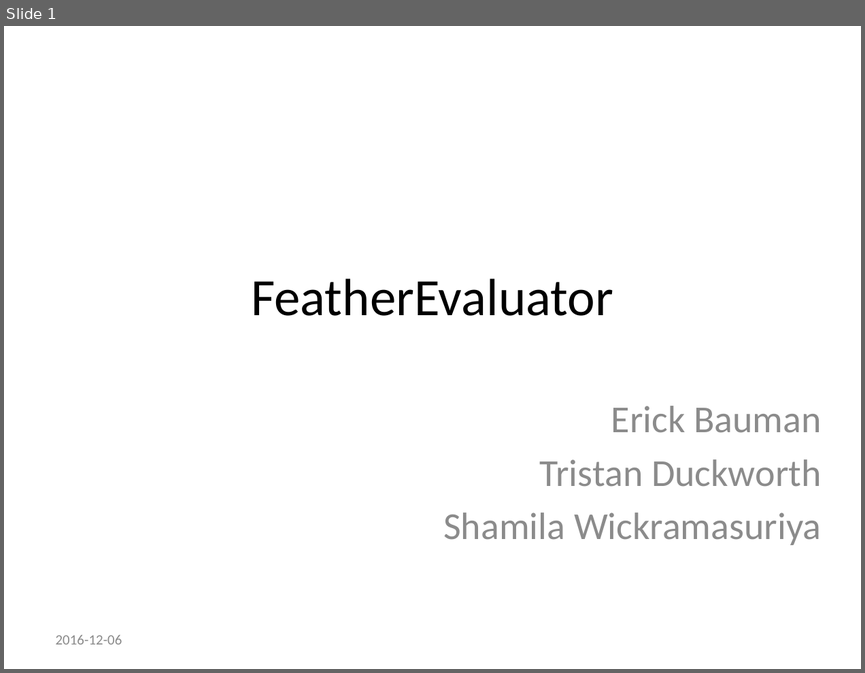
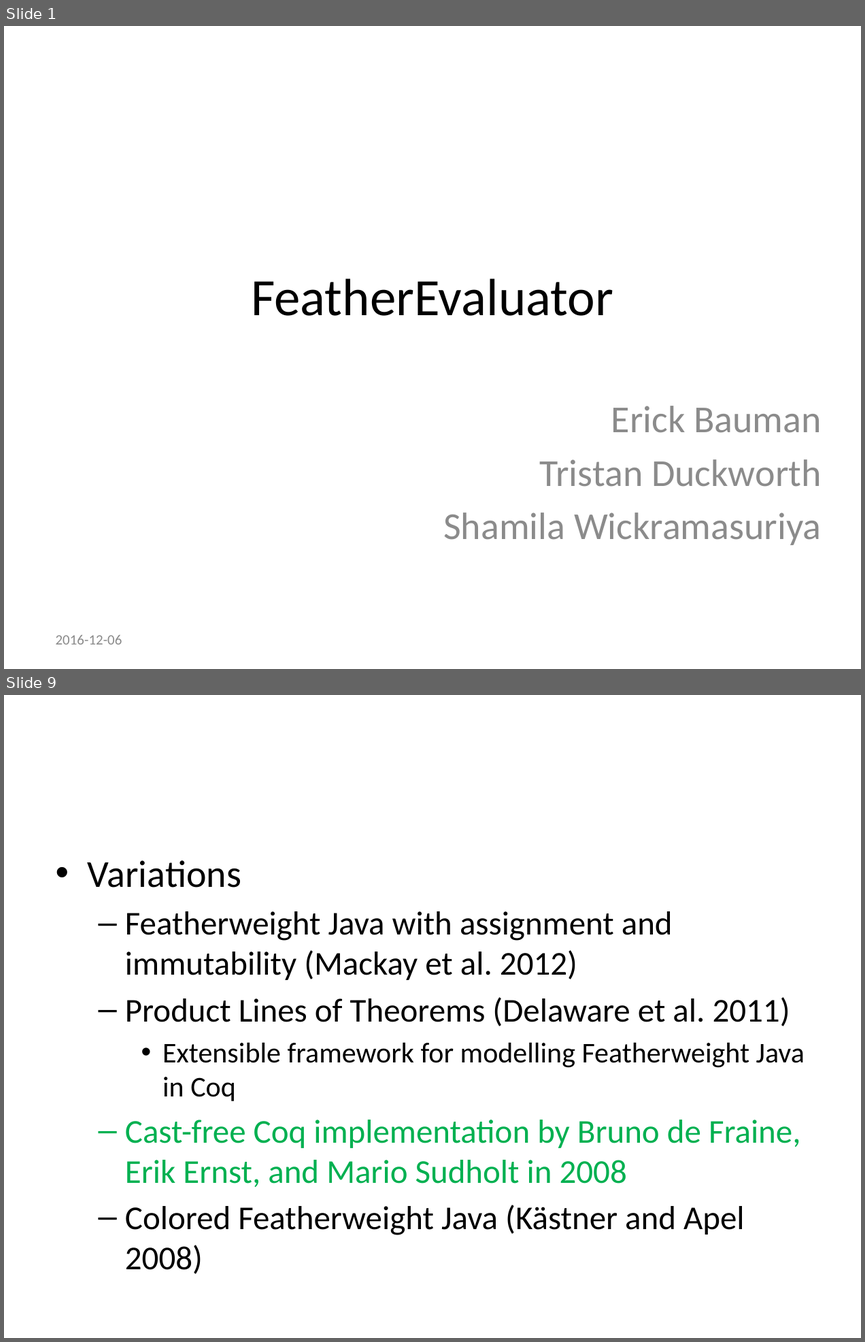
Before and after one commit to tgduckworth/FeatherEvaluator, a slide deck: Document/Presentation.pptx. Shown one above the other, each under a label of ours: slide 1 before the commit, slides 1 and 9 after it; the slides between them are not shown. The pictures are 865x673 and 865x1342 pixels, drawn with LibreOffice and Linux fonts; fonts in the diff are those of the drawing; background and template pictures are left out. Boxes give left, top, right and bottom in pixels: in the first picture for what was removed or moved away, otherwise in the second. Text is boxed around its words. In the diff, an @@ line names an element or a change of style, - is before the commit and + after.

```diff
--- a/Document/Presentation.pptx
+++ b/Document/Presentation.pptx
@@ slide 9 added at (4, 695, 861, 1338), background picture (left out) @@
@@ title added at (193, 705, 687, 764), 39.6 pt, text #FFFFFF @@
+Background
@@ text added at (88, 860, 804, 1274), 28 pt, text #000000 @@
+• Variations
+  – Featherweight Java with assignment and immutability (Mackay et al. 2012)
+  – Product Lines of Theorems (Delaware et al. 2011)
+    • Extensible framework for modelling Featherweight Java in Coq
+  – Cast-free Coq implementation by Bruno de Fraine, Erik Ernst, and Mario Sudholt in 2008
+  – Colored Featherweight Java (Kästner and Apel 2008)
```
Also in this commit, not shown: 3 slides changed, 22 other slides added, 4 slides removed, 2 other files.
